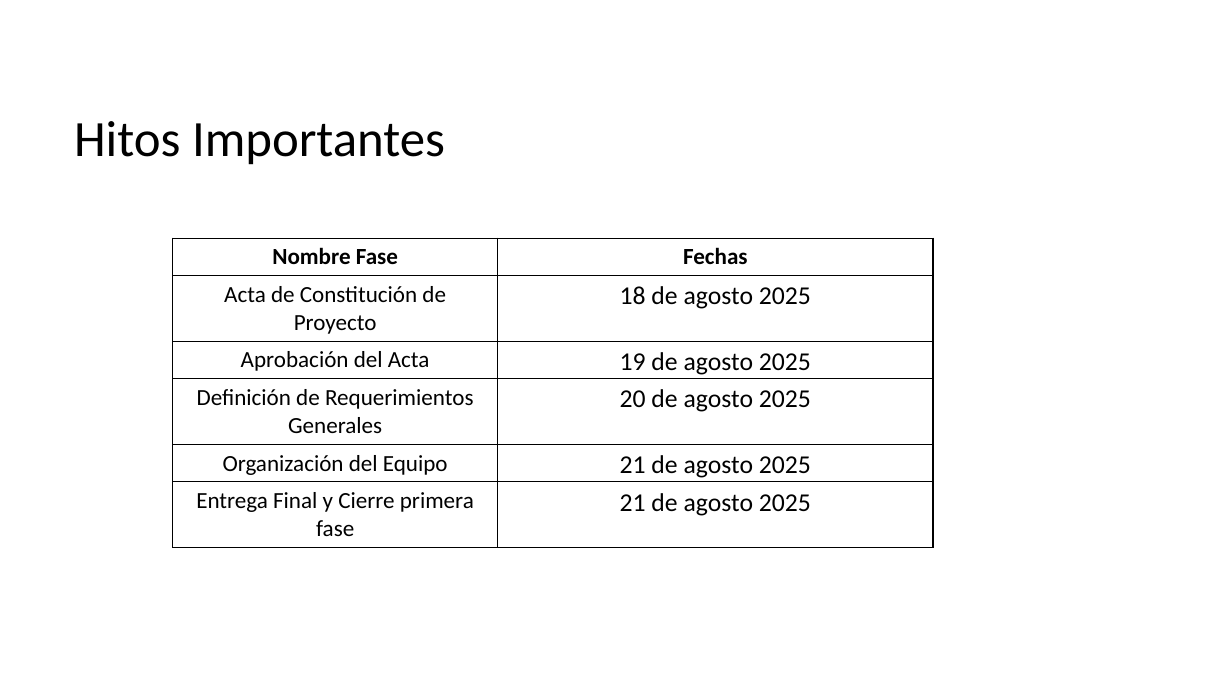
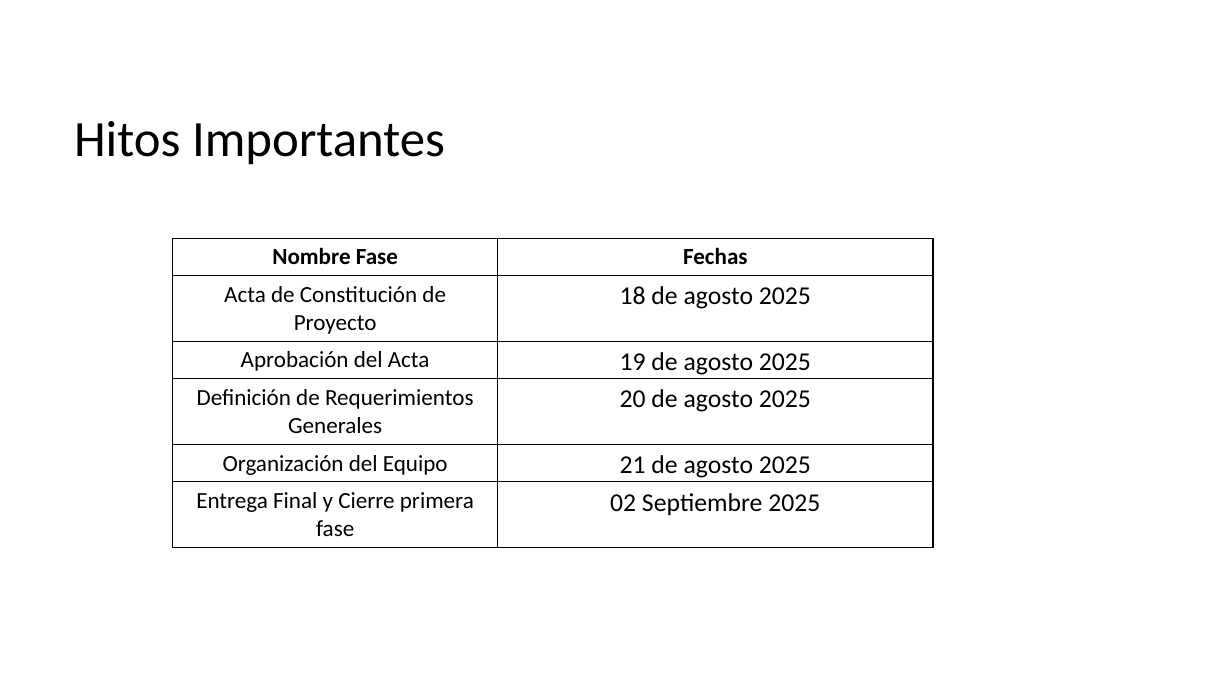
Before and after one commit to CodeFixService/Capstone, a slide deck: slide 10 of fase1/Documentacion Individual/Estructura Presentación 1-Capstone.pptx. Drawn at 1232x693 pixels with LibreOffice and Linux fonts; fonts in the diff are those of the drawing; background and template pictures are left out. Boxes give left, top, right and bottom in pixels: in the first picture for what was removed or moved away, otherwise in the second. Text is boxed around its words. In the diff, an @@ line names an element or a change of style, - is before the commit and + after.

```diff
--- a/fase1/Documentacion Individual/Estructura Presentación 1-Capstone.pptx
+++ b/fase1/Documentacion Individual/Estructura Presentación 1-Capstone.pptx
@@ table at (173, 238, 933, 544) @@
-row 6, column 2: 21 de agosto 2025
+row 6, column 2: 02 Septiembre 2025
```
Also in this commit, not shown: 1 slide added.
